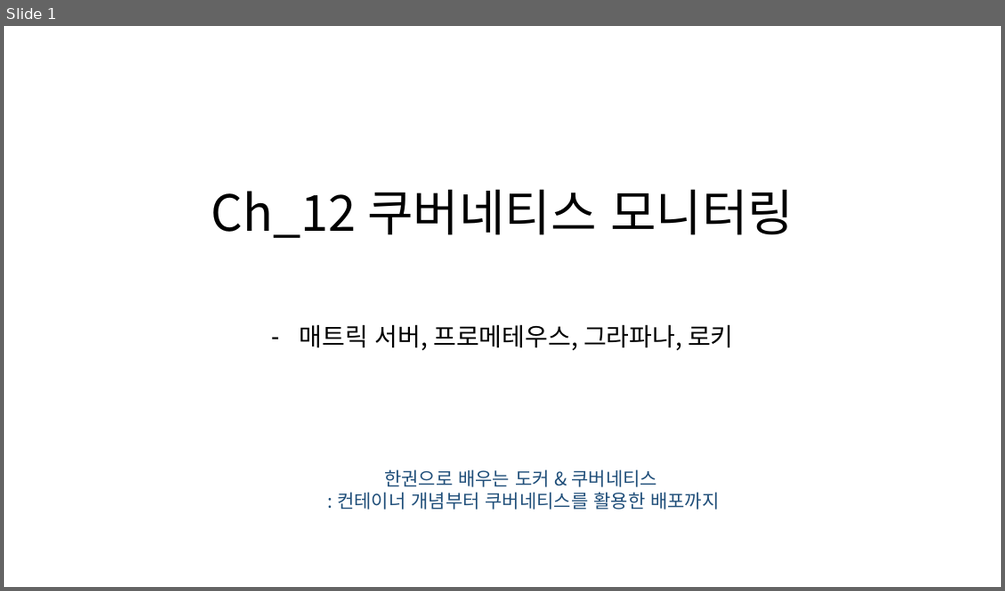
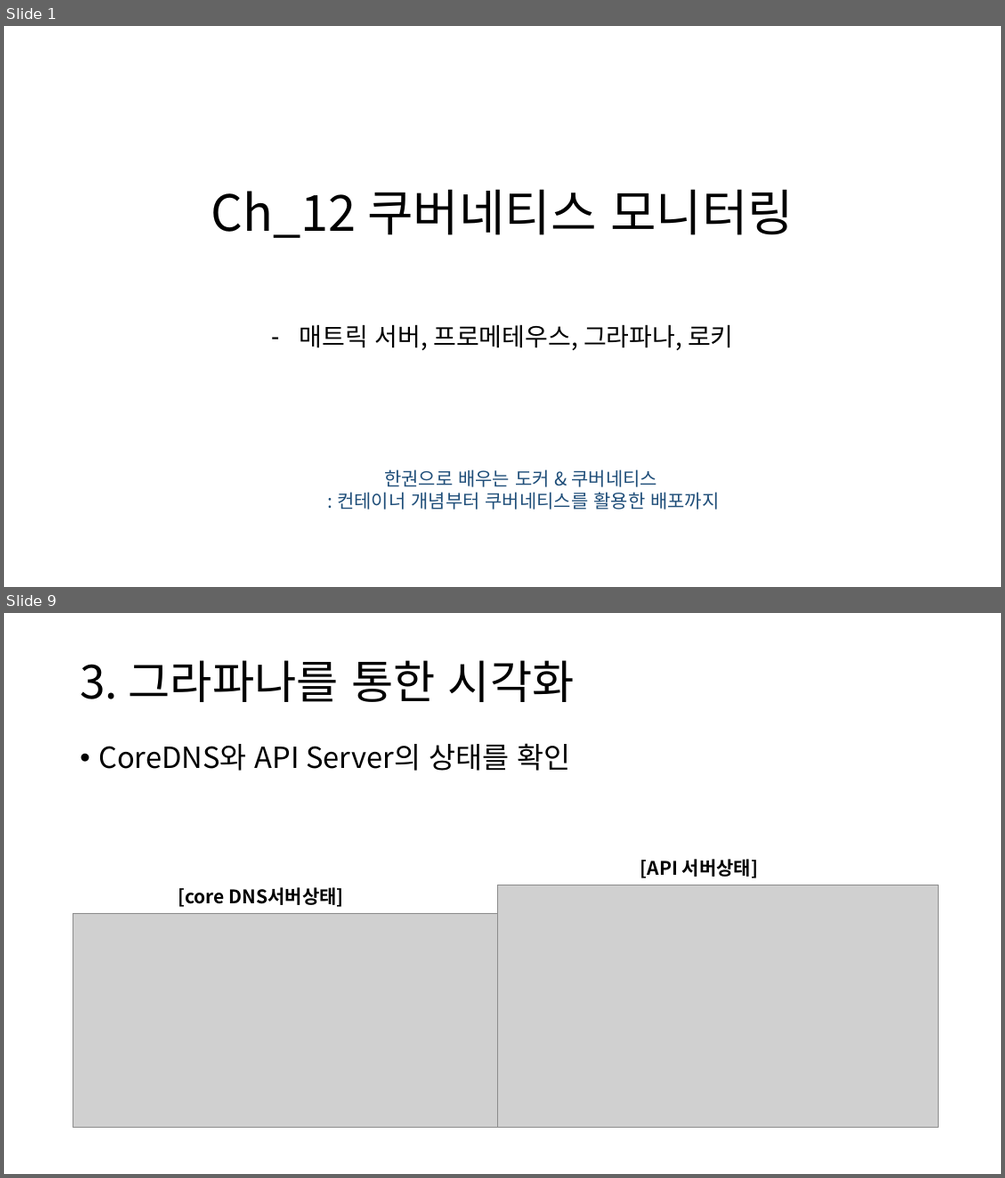
Before and after one commit to restful3/ds4th_study, a slide deck: source/도커심화_한권으로_배우는_도커_&_쿠버네티스/ch12_쿠버네티스모니터링.pptx. Shown one above the other, each under a label of ours: slide 1 before the commit, slides 1 and 9 after it; the slides between them are not shown. The pictures are 1005x591 and 1005x1178 pixels, drawn with LibreOffice and Linux fonts; fonts in the diff are those of the drawing; grey boxes stand for pictures. Boxes give left, top, right and bottom in pixels: in the first picture for what was removed or moved away, otherwise in the second. Text is boxed around its words. In the diff, an @@ line names an element or a change of style, - is before the commit and + after.

```diff
--- a/source/도커심화_한권으로_배우는_도커_&_쿠버네티스/ch12_쿠버네티스모니터링.pptx
+++ b/source/도커심화_한권으로_배우는_도커_&_쿠버네티스/ch12_쿠버네티스모니터링.pptx
@@ slide 9 added at [4,613,1001,1174], background #FFFFFF @@
@@ title added at [80,660,574,702], 44 pt, text #000000 @@
+3. 그라파나를 통한 시각화
@@ text added at [98,743,570,771], 28 pt, text #000000 @@
+• CoreDNS와 API Server의 상태를 확인
@@ text added at [640,859,758,878], 18 pt, text #000000, bold @@
+[API 서버상태]
@@ text added at [178,887,344,907], 18 pt, text #000000, bold @@
+[core DNS서버상태]
@@ picture added at [498,884,938,1127] @@
@@ picture added at [73,913,503,1127] @@
```
Also in this commit, not shown: 2 slides changed, 13 other slides added, 1 other file.
